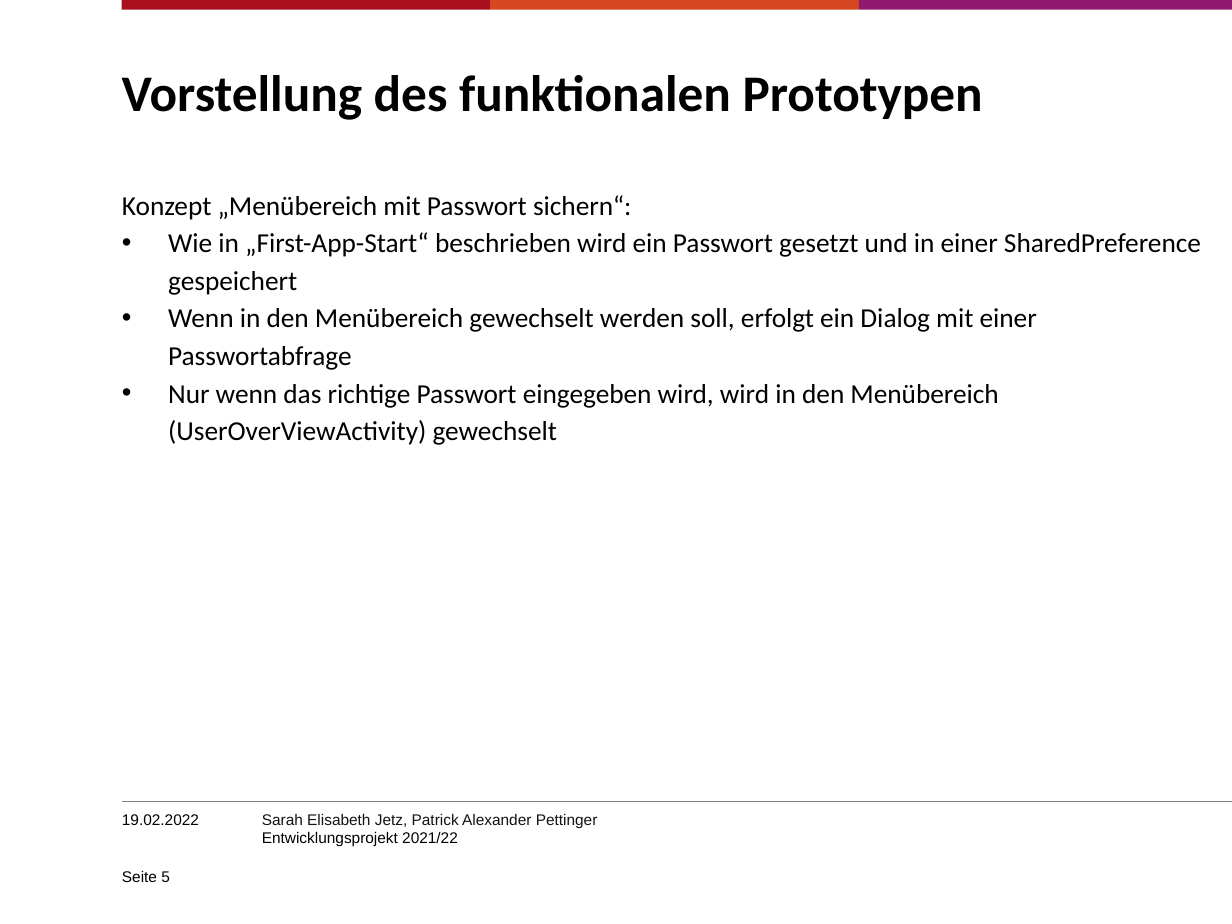
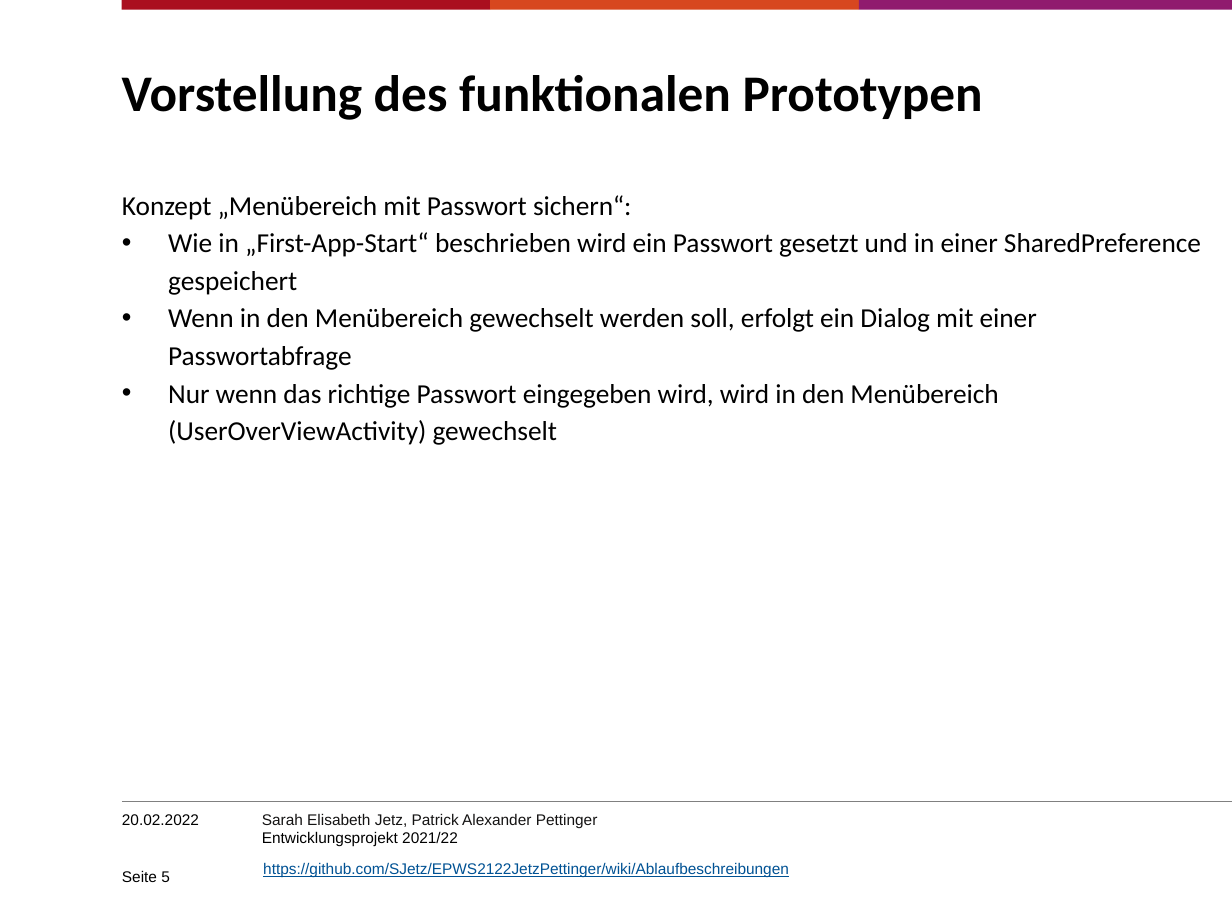
Before and after one commit to SJetz/EPWS2122JetzPettinger, a slide deck: slide 5 of Artefakte/Audit 4/Entwicklungsprojekt202122_PettingerJetz.pptx. Drawn at 1232x924 pixels with LibreOffice and Linux fonts; fonts in the diff are those of the drawing; background and template pictures are left out. Boxes give left, top, right and bottom in pixels: in the first picture for what was removed or moved away, otherwise in the second. Text is boxed around its words. In the diff, an @@ line names an element or a change of style, - is before the commit and + after.

```diff
--- a/Artefakte/Audit 4/Entwicklungsprojekt202122_PettingerJetz.pptx
+++ b/Artefakte/Audit 4/Entwicklungsprojekt202122_PettingerJetz.pptx
@@ text at <box>122,814,199,825</box>: text changed @@
-19.02.2022
+20.02.2022
@@ text added at <box>263,862,789,878</box>, 9 pt, text #005294, underline @@
+https://github.com/SJetz/EPWS2122JetzPettinger/wiki/Ablaufbeschreibungen
```
Also in this commit, not shown: 13 other slides changed.
